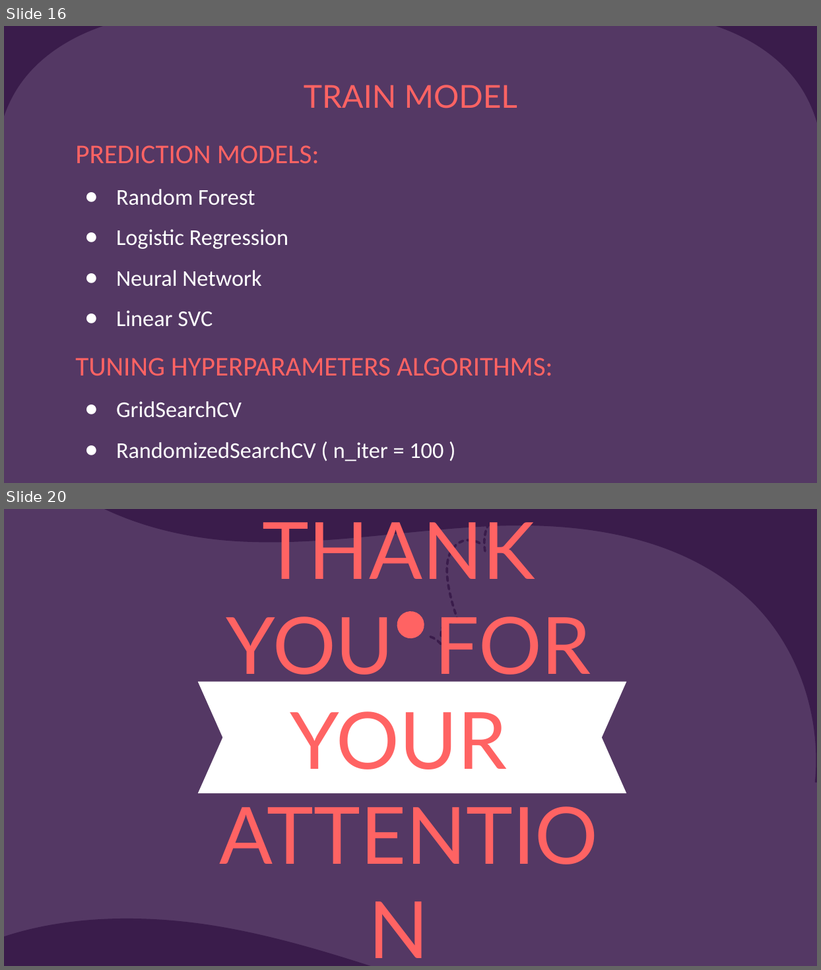
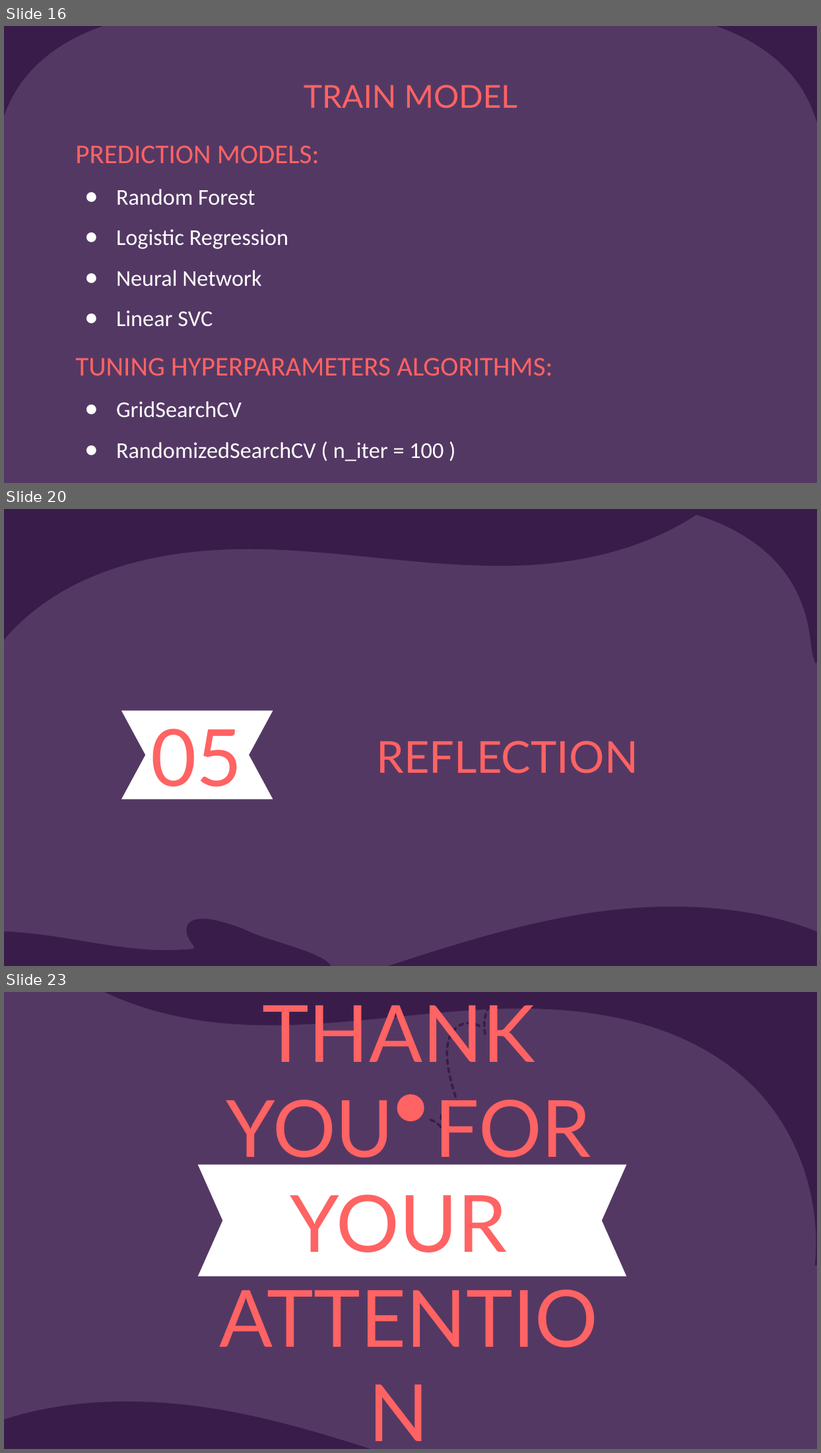
Before and after one commit to MinhVu2018/introDS_final, a slide deck: Slide.pptx. Shown one above the other, each under a label of ours: slides 16 and 20 before the commit, slides 16, 20 and 23 after it; the slides between them are not shown. The pictures are 821x970 and 821x1453 pixels, drawn with LibreOffice and Linux fonts; fonts in the diff are those of the drawing. Boxes give left, top, right and bottom in pixels: in the first picture for what was removed or moved away, otherwise in the second. Text is boxed around its words. In the diff, an @@ line names an element or a change of style, - is before the commit and + after.

Commit message:
update slide(reflection)

```diff
--- a/Slide.pptx
+++ b/Slide.pptx
@@ slide 20 added at (4, 509, 817, 966), background #543864 @@
@@ freeform shape added at (4, 509, 734, 807), fill #3A1C4B @@
@@ freeform shape added at (648, 509, 817, 663), fill #3A1C4B @@
@@ freeform shape added at (4, 698, 817, 966), fill #3A1C4B @@
@@ freeform shape added at (121, 711, 273, 799), fill #FFFFFF @@
@@ title added at (151, 729, 243, 801), 70 pt, text #FF6363 @@
+05
@@ title added at (376, 741, 638, 774), 39 pt, text #FF6363 @@
+REFLECTION
@@ freeform shape added at (4, 791, 380, 966), fill #3A1C4B @@
@@ what was slide 20 is now slide 23 @@
```
Also in this commit, not shown: 5 slides changed, 2 other slides added.
